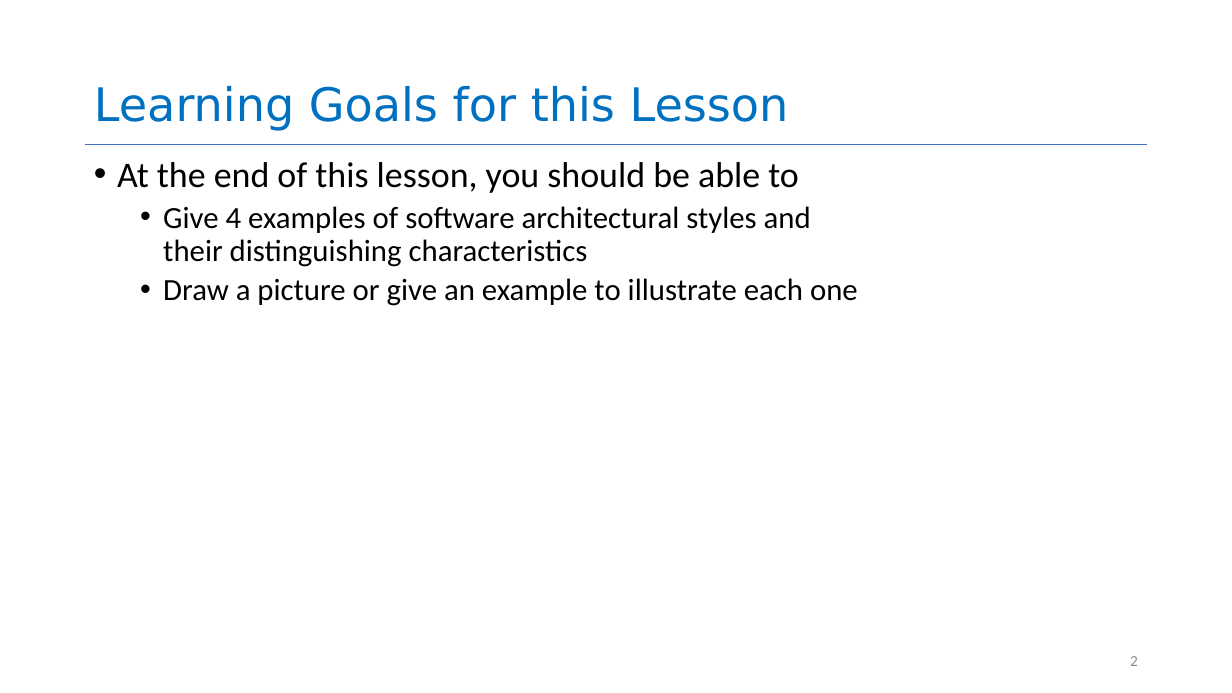
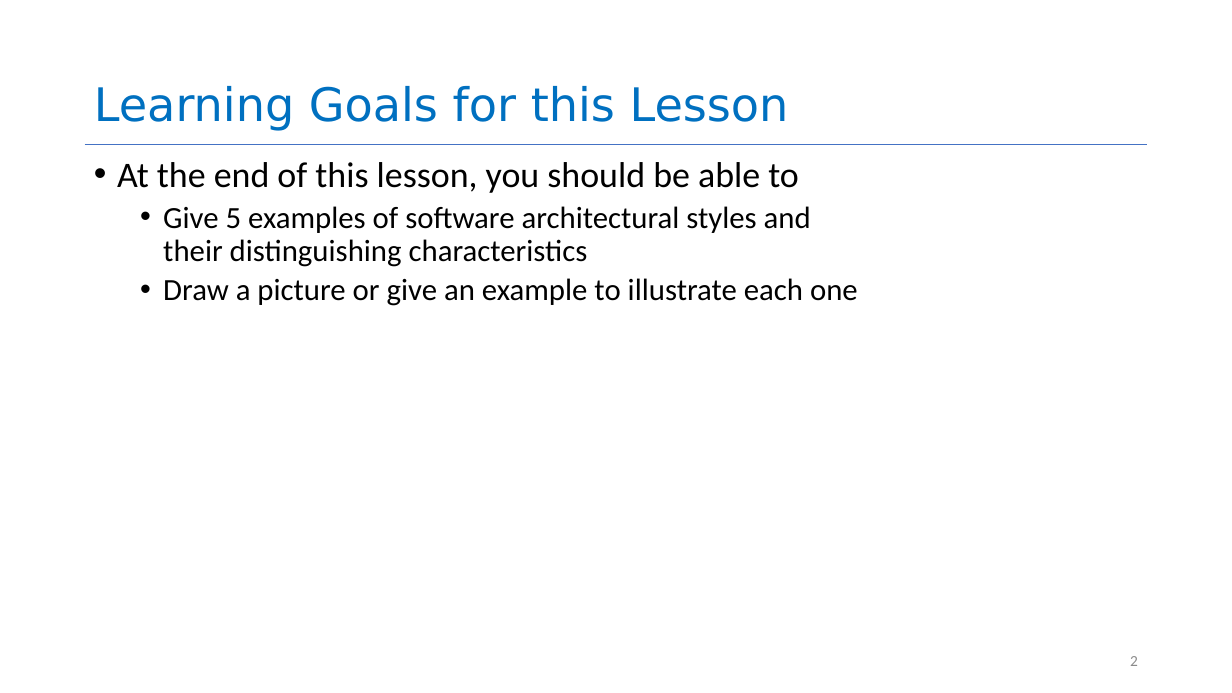
Before and after one commit to neu-se/CS4530-Spring-2022, a slide deck: slide 2 of Slides/Lesson 2.2 The Architectural Scale.pptx. Drawn at 1232x693 pixels with LibreOffice and Linux fonts; fonts in the diff are those of the drawing. Boxes give left, top, right and bottom in pixels: in the first picture for what was removed or moved away, otherwise in the second. Text is boxed around its words. In the diff, an @@ line names an element or a change of style, - is before the commit and + after.

```diff
--- a/Slides/Lesson 2.2 The Architectural Scale.pptx
+++ b/Slides/Lesson 2.2 The Architectural Scale.pptx
@@ text at (163,206,811,267): text changed @@
-  • Give 4 examples of software architectural styles and their distinguishing characteristics
+  • Give 5 examples of software architectural styles and their distinguishing characteristics
```
Also in this commit, not shown: 2 other slides changed, 3 slides added.
